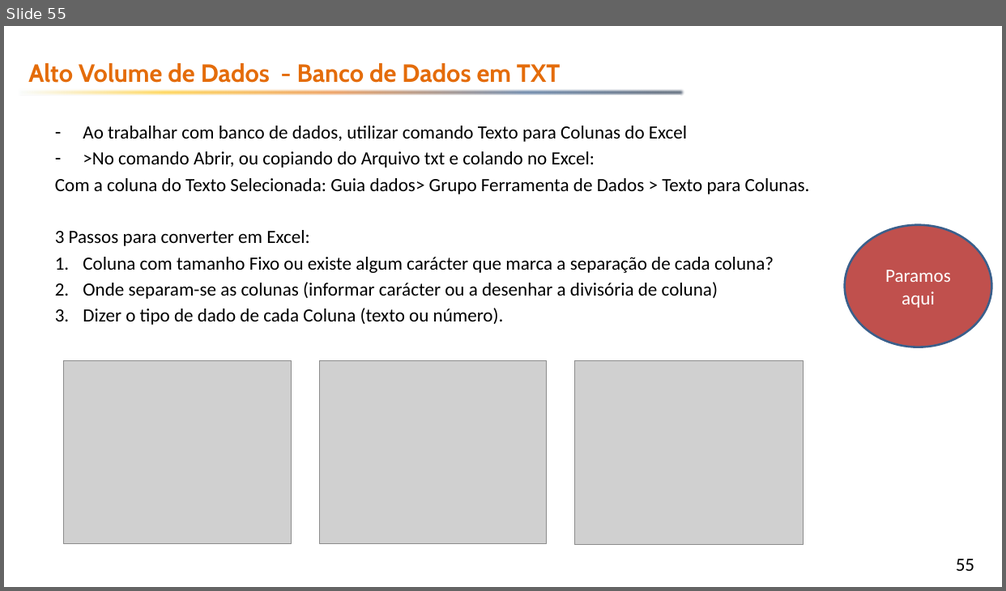
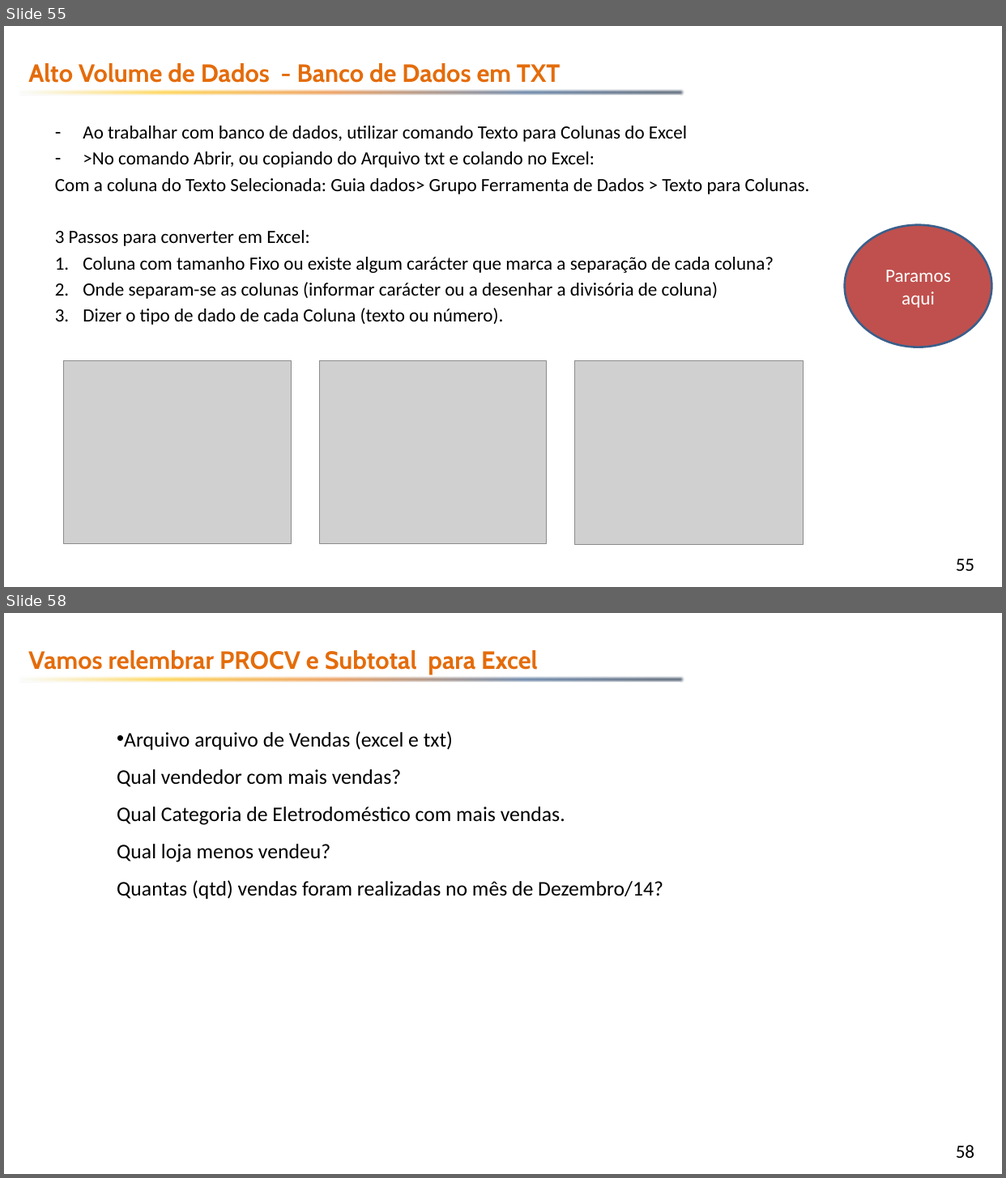
Before and after one commit to emerson-fenrir/Excel_Basico, a slide deck: Professor/Aula3.pptx. Shown one above the other, each under a label of ours: slide 55 before the commit, slides 55 and 58 after it; the slides between them are not shown. The pictures are 1006x591 and 1006x1178 pixels, drawn with LibreOffice and Linux fonts; fonts in the diff are those of the drawing; grey boxes stand for pictures; background and template pictures are left out. Boxes give left, top, right and bottom in pixels: in the first picture for what was removed or moved away, otherwise in the second. Text is boxed around its words. In the diff, an @@ line names an element or a change of style, - is before the commit and + after.

```diff
--- a/Professor/Aula3.pptx
+++ b/Professor/Aula3.pptx
@@ slide 58 added at <box>4,613,1002,1174</box>, background picture (left out); not listed: 2 template elements that a slide beside it also shows @@
@@ text added at <box>28,650,538,675</box>, 24 pt, text #E46C0A, bold @@
+Vamos relembrar PROCV e Subtotal para Excel
@@ subtitle added at <box>117,731,663,899</box>, 20 pt, text #000000 @@
+• Arquivo arquivo de Vendas (excel e txt)
+Qual vendedor com mais vendas?
+Qual Categoria de Eletrodoméstico com mais vendas.
+Qual loja menos vendeu?
+Quantas (qtd) vendas foram realizadas no mês de Dezembro/14?
```
Also in this commit, not shown: 3 slides changed, 8 other slides added, 1 slide removed, 10 other files.
